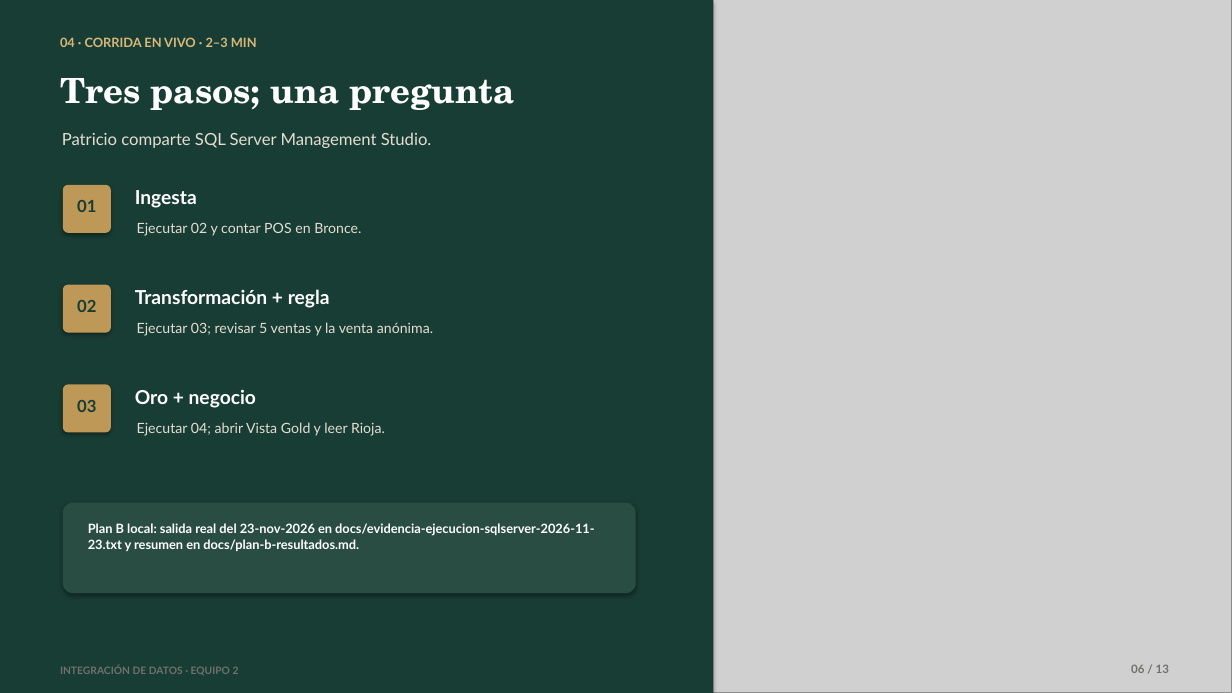
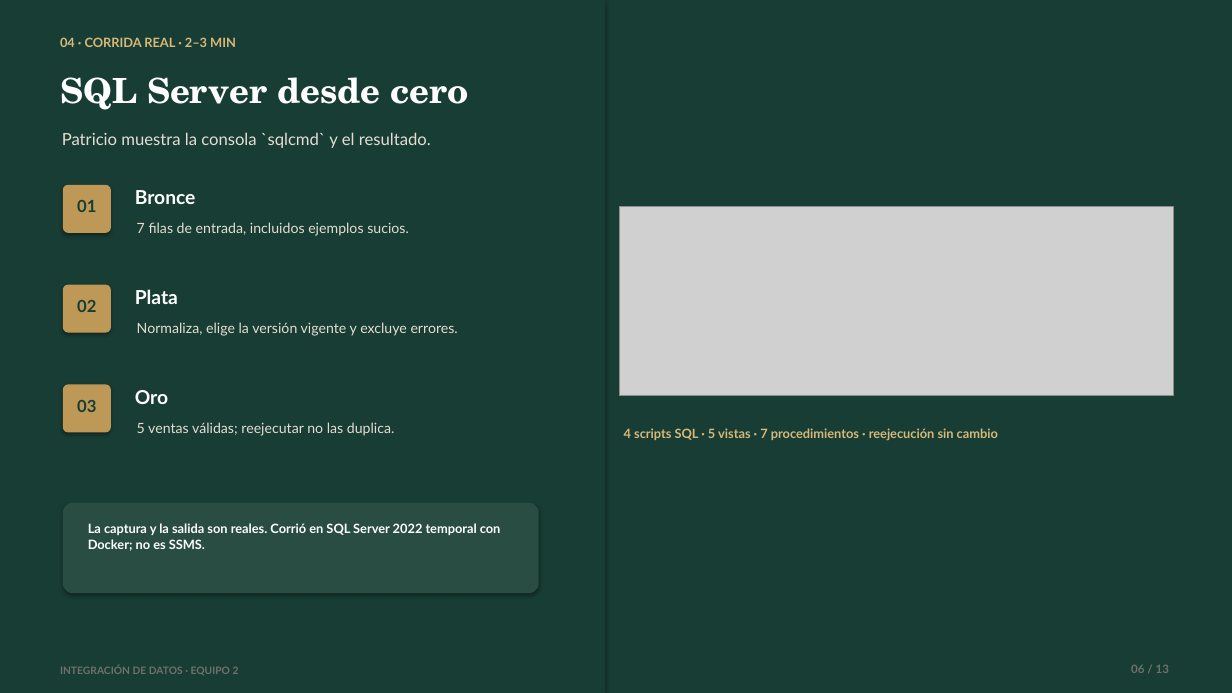
Before and after one commit to checheag22/integracion-datos-equipo-2, a slide deck: slide 6 of docs/presentacion-final-equipo-2.pptx. Drawn at 1232x693 pixels with LibreOffice and Linux fonts; fonts in the diff are those of the drawing; grey boxes stand for pictures. Boxes give left, top, right and bottom in pixels: in the first picture for what was removed or moved away, otherwise in the second. Text is boxed around its words. In the diff, an @@ line names an element or a change of style, - is before the commit and + after.

```diff
--- a/docs/presentacion-final-equipo-2.pptx
+++ b/docs/presentacion-final-equipo-2.pptx
@@ rectangle resized from (x1=0, y1=0, x2=714, y2=693) to (x1=0, y1=0, x2=605, y2=693) @@
@@ picture removed at (x1=707, y1=0, x2=1232, y2=693) @@
@@ text at (x1=60, y1=37, x2=236, y2=47): text changed @@
-04 · CORRIDA EN VIVO · 2–3 MIN
+04 · CORRIDA REAL · 2–3 MIN
@@ text at (x1=60, y1=77, x2=468, y2=110): text changed; size 13 to 27 pt; font Lato to TeX Gyre Schola; text colour #E4DED2 to #FFFFFF; bold on @@
-Patricio comparte SQL Server Management Studio.
+SQL Server desde cero
@@ text removed at (x1=60, y1=78, x2=515, y2=110) @@
-Tres pasos; una pregunta
@@ text added at (x1=62, y1=132, x2=431, y2=148), 13 pt, text #E4DED2 @@
+Patricio muestra la consola `sqlcmd` y el resultado.
@@ text at (x1=135, y1=190, x2=196, y2=204): text changed @@
-Ingesta
+Bronce
@@ picture added at (x1=619, y1=207, x2=1174, y2=396) @@
@@ text at (x1=137, y1=222, x2=409, y2=236): text changed @@
-Ejecutar 02 y contar POS en Bronce.
+7 filas de entrada, incluidos ejemplos sucios.
@@ text at (x1=135, y1=289, x2=178, y2=304): text changed @@
-Transformación + regla
+Plata
@@ text at (x1=137, y1=322, x2=458, y2=336): text changed @@
-Ejecutar 03; revisar 5 ventas y la venta anónima.
+Normaliza, elige la versión vigente y excluye errores.
@@ text at (x1=135, y1=390, x2=168, y2=404): text changed @@
-Oro + negocio
+Oro
@@ text at (x1=137, y1=422, x2=395, y2=436): text changed @@
-Ejecutar 04; abrir Vista Gold y leer Rioja.
+5 ventas válidas; reejecutar no las duplica.
@@ text added at (x1=624, y1=428, x2=998, y2=441), 10 pt, text #D7B879, bold @@
+4 scripts SQL · 5 vistas · 7 procedimientos · reejecución sin cambio
@@ rounded rectangle resized from (x1=63, y1=503, x2=636, y2=593) to (x1=63, y1=503, x2=539, y2=593) @@
@@ text removed at (x1=88, y1=522, x2=594, y2=551) @@
-Plan B local: salida real del 23-nov-2026 en docs/evidencia-ejecucion-sqlserver-2026-11-23.txt y resumen en docs/plan-b-resultados.md.
@@ text added at (x1=88, y1=523, x2=501, y2=551), 10 pt, text #FFFFFF, bold @@
+La captura y la salida son reales. Corrió en SQL Server 2022 temporal con Docker; no es SSMS.
```
Also in this commit, not shown: 6 other slides changed, 18 other files.
